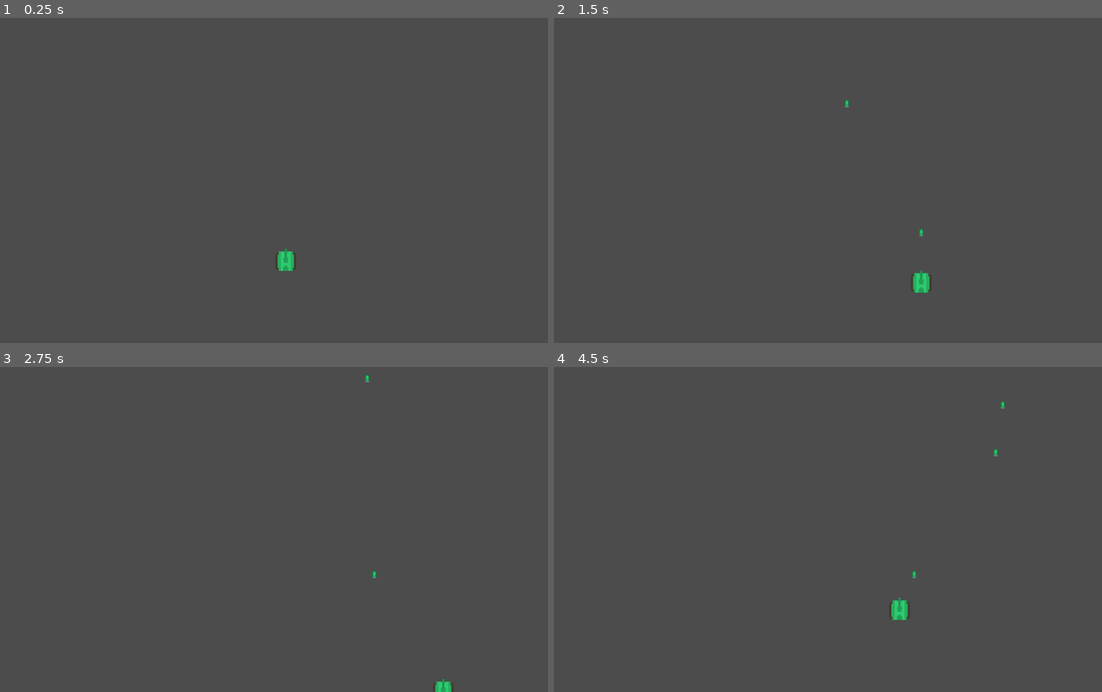
Above: before the commit, frames 1-4 (two rows, left to right).
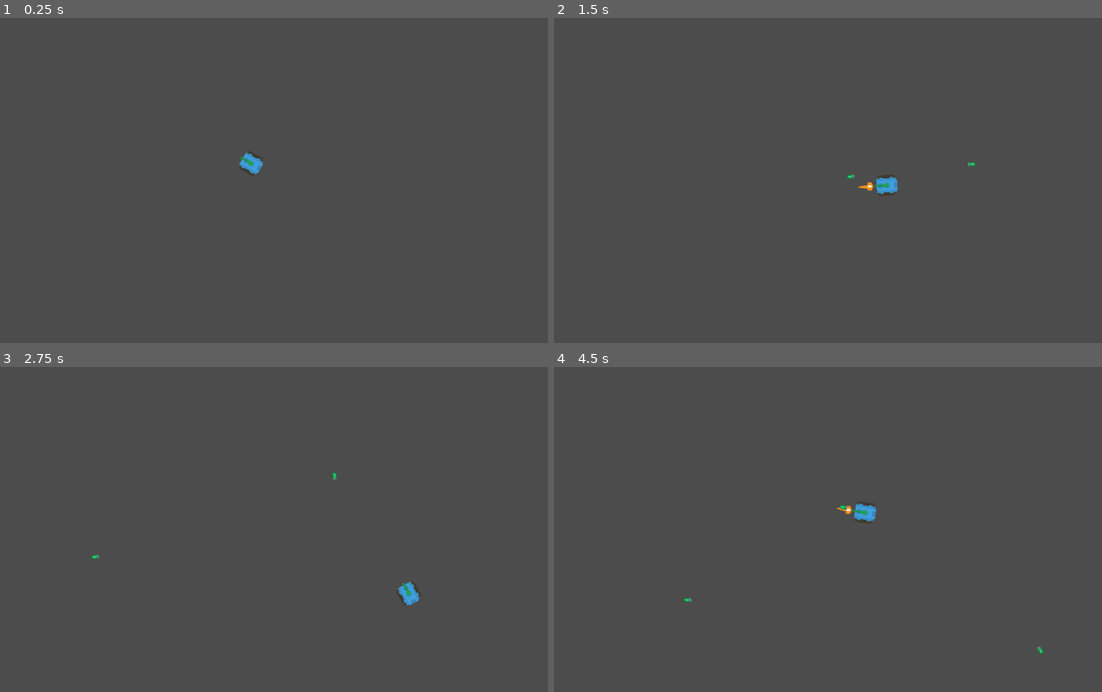
Above: after the commit, the same moments.

Repository: antonioaugustoalves/rogue-tankv2
Game: Godot game, scene res://scenes/Test.tscn
Same seed, same stepped clock (60 frames per second), same inputs: the game is played once before the commit and once after it.
Inputs (mouse positions are in pixels of both pictures, inside the frame that each line leads up to):
- Up to frame 1 (0.25 s): no input
- Up to frame 2 (1.5 s): tap Enter at 0.5 s; move the mouse to (954, 164) at 0.52 s; hold Right (ui_right) 0.53-1.28 s; tap Ctrl (ui_shot) at 0.6, 1.35 s; move the mouse to (718, 196) at 1.27 s; hold Down (ui_down) from 1.28 s (still down)
- Up to frame 3 (2.75 s): move the mouse to (334, 458) at 2.02 s; release Down (ui_down) at 2.03 s; hold Right (ui_right) from 2.03 s (still down); tap Ctrl (ui_shot) at 2.1 s
- Up to frame 4 (4.5 s): move the mouse to (806, 594) at 2.77 s; release Right (ui_right) at 2.78 s; hold Up (ui_up) 2.78-3.53 s; tap Ctrl (ui_shot) at 2.85, 3.6, 4.35 s; move the mouse to (997, 578) at 3.52 s; hold Left (ui_left) from 3.53 s (still down); move the mouse to (663, 480) at 4.27 s

The runs differ from the first frame. In frame 1, 0.4% of the frame differs, in the area x 43-55%, y 41-78%; in frame 2, 0.6%; in frame 3, 0.4%; in frame 4, 0.6%, in the area x 23-90%, y 10-89%.

Commit message:
Aula do dia 25-10

Diff:
--- a/project.godot
+++ b/project.godot
@@ -20,10 +20,40 @@
 
 [input]
 
+ui_left={
+"deadzone": 0.5,
+"events": [ Object(InputEventKey,"resource_local_to_scene":false,"resource_name":"","device":0,"alt":false,"shift":false,"control":false,"meta":false,"command":false,"pressed":false,"scancode":16777231,"physical_scancode":0,"unicode":0,"echo":false,"script":null)
+, Object(InputEventJoypadButton,"resource_local_to_scene":false,"resource_name":"","device":0,"button_index":14,"pressure":0.0,"pressed":false,"script":null)
+, Object(InputEventKey,"resource_local_to_scene":false,"resource_name":"","device":0,"alt":false,"shift":false,"control":false,"meta":false,"command":false,"pressed":false,"scancode":65,"physical_scancode":0,"unicode":0,"echo":false,"script":null)
+ ]
+}
+ui_right={
+"deadzone": 0.5,
+"events": [ Object(InputEventKey,"resource_local_to_scene":false,"resource_name":"","device":0,"alt":false,"shift":false,"control":false,"meta":false,"command":false,"pressed":false,"scancode":16777233,"physical_scancode":0,"unicode":0,"echo":false,"script":null)
+, Object(InputEventJoypadButton,"resource_local_to_scene":false,"resource_name":"","device":0,"button_index":15,"pressure":0.0,"pressed":false,"script":null)
+, Object(InputEventKey,"resource_local_to_scene":false,"resource_name":"","device":0,"alt":false,"shift":false,"control":false,"meta":false,"command":false,"pressed":false,"scancode":68,"physical_scancode":0,"unicode":0,"echo":false,"script":null)
+ ]
+}
+ui_up={
+"deadzone": 0.5,
+"events": [ Object(InputEventKey,"resource_local_to_scene":false,"resource_name":"","device":0,"alt":false,"shift":false,"control":false,"meta":false,"command":false,"pressed":false,"scancode":16777232,"physical_scancode":0,"unicode":0,"echo":false,"script":null)
+, Object(InputEventJoypadButton,"resource_local_to_scene":false,"resource_name":"","device":0,"button_index":12,"pressure":0.0,"pressed":false,"script":null)
+, Object(InputEventKey,"resource_local_to_scene":false,"resource_name":"","device":0,"alt":false,"shift":false,"control":false,"meta":false,"command":false,"pressed":false,"scancode":87,"physical_scancode":0,"unicode":0,"echo":false,"script":null)
+ ]
+}
+ui_down={
+"deadzone": 0.5,
+"events": [ Object(InputEventKey,"resource_local_to_scene":false,"resource_name":"","device":0,"alt":false,"shift":false,"control":false,"meta":false,"command":false,"pressed":false,"scancode":16777234,"physical_scancode":0,"unicode":0,"echo":false,"script":null)
+, Object(InputEventJoypadButton,"resource_local_to_scene":false,"resource_name":"","device":0,"button_index":13,"pressure":0.0,"pressed":false,"script":null)
+, Object(InputEventKey,"resource_local_to_scene":false,"resource_name":"","device":0,"alt":false,"shift":false,"control":false,"meta":false,"command":false,"pressed":false,"scancode":83,"physical_scancode":0,"unicode":0,"echo":false,"script":null)
+ ]
+}
 ui_shot={
 "deadzone": 0.5,
 "events": [ Object(InputEventKey,"resource_local_to_scene":false,"resource_name":"","device":0,"alt":false,"shift":false,"control":false,"meta":false,"command":false,"pressed":false,"scancode":16777238,"physical_scancode":0,"unicode":0,"echo":false,"script":null)
 , Object(InputEventKey,"resource_local_to_scene":false,"resource_name":"","device":0,"alt":false,"shift":false,"control":false,"meta":false,"command":false,"pressed":false,"scancode":32,"physical_scancode":0,"unicode":0,"echo":false,"script":null)
+, Object(InputEventJoypadButton,"resource_local_to_scene":false,"resource_name":"","device":0,"button_index":0,"pressure":0.0,"pressed":false,"script":null)
+, Object(InputEventMouseButton,"resource_local_to_scene":false,"resource_name":"","device":0,"alt":false,"shift":false,"control":false,"meta":false,"command":false,"button_mask":0,"position":Vector2( 0, 0 ),"global_position":Vector2( 0, 0 ),"factor":1.0,"button_index":1,"pressed":false,"doubleclick":false,"script":null)
  ]
 }
 
--- a/scenes/Bullet.tscn
+++ b/scenes/Bullet.tscn
@@ -11,13 +11,15 @@
 script = ExtResource( 2 )
 
 [node name="sprite" type="Sprite" parent="."]
+rotation = 1.5708
 texture = ExtResource( 1 )
 
 [node name="CollisionShape2D" type="CollisionShape2D" parent="."]
+rotation = 1.5708
 shape = SubResource( 1 )
 
 [node name="Notifier" type="VisibilityNotifier2D" parent="."]
-position = Vector2( 5.96046e-08, -1.42109e-14 )
-scale = Vector2( 0.4, 0.7 )
+position = Vector2( 0.5, 1.19209e-07 )
+scale = Vector2( 0.55, 0.4 )
 
 [connection signal="screen_exited" from="Notifier" to="." method="_on_Notifier_screen_exited"]
--- a/scenes/Tank.tscn
+++ b/scenes/Tank.tscn
@@ -1,8 +1,90 @@
-[gd_scene load_steps=4 format=2]
+[gd_scene load_steps=9 format=2]
 
 [ext_resource path="res://sprites/tankBody_green.png" type="Texture" id=1]
 [ext_resource path="res://scripts/Tank.gd" type="Script" id=2]
 [ext_resource path="res://sprites/tankGreen_barrel2.png" type="Texture" id=3]
+[ext_resource path="res://sprites/shotLarge.png" type="Texture" id=4]
+[ext_resource path="res://sprites/shotOrange.png" type="Texture" id=5]
+[ext_resource path="res://sprites/shotRed.png" type="Texture" id=6]
+
+[sub_resource type="Animation" id=1]
+length = 0.001
+tracks/0/type = "value"
+tracks/0/path = NodePath("fire:texture")
+tracks/0/interp = 1
+tracks/0/loop_wrap = true
+tracks/0/imported = false
+tracks/0/enabled = true
+tracks/0/keys = {
+"times": PoolRealArray( 0 ),
+"transitions": PoolRealArray( 1 ),
+"update": 0,
+"values": [ ExtResource( 4 ) ]
+}
+tracks/1/type = "value"
+tracks/1/path = NodePath("fire:position")
+tracks/1/interp = 1
+tracks/1/loop_wrap = true
+tracks/1/imported = false
+tracks/1/enabled = true
+tracks/1/keys = {
+"times": PoolRealArray( 0 ),
+"transitions": PoolRealArray( 1 ),
+"update": 0,
+"values": [ Vector2( 37, 0 ) ]
+}
+tracks/2/type = "value"
+tracks/2/path = NodePath("fire:visible")
+tracks/2/interp = 1
+tracks/2/loop_wrap = true
+tracks/2/imported = false
+tracks/2/enabled = true
+tracks/2/keys = {
+"times": PoolRealArray( 0 ),
+"transitions": PoolRealArray( 1 ),
+"update": 0,
+"values": [ false ]
+}
+
+[sub_resource type="Animation" id=2]
+resource_name = "fire"
+length = 0.4
+tracks/0/type = "value"
+tracks/0/path = NodePath("fire:texture")
+tracks/0/interp = 1
+tracks/0/loop_wrap = true
+tracks/0/imported = false
+tracks/0/enabled = true
+tracks/0/keys = {
+"times": PoolRealArray( 0, 0.1, 0.2, 0.3 ),
+"transitions": PoolRealArray( 1, 1, 1, 1 ),
+"update": 1,
+"values": [ ExtResource( 4 ), ExtResource( 4 ), ExtResource( 5 ), ExtResource( 6 ) ]
+}
+tracks/1/type = "value"
+tracks/1/path = NodePath("fire:position")
+tracks/1/interp = 1
+tracks/1/loop_wrap = true
+tracks/1/imported = false
+tracks/1/enabled = true
+tracks/1/keys = {
+"times": PoolRealArray( 0, 0.1, 0.2, 0.3 ),
+"transitions": PoolRealArray( 1, 1, 1, 1 ),
+"update": 0,
+"values": [ Vector2( 37, 0 ), Vector2( 37, 0 ), Vector2( 37, 0 ), Vector2( 43, 0 ) ]
+}
+tracks/2/type = "value"
+tracks/2/path = NodePath("fire:visible")
+tracks/2/interp = 1
+tracks/2/loop_wrap = true
+tracks/2/imported = false
+tracks/2/enabled = true
+tracks/2/keys = {
+"times": PoolRealArray( 0, 0.1, 0.4 ),
+"transitions": PoolRealArray( 1, 1, 1 ),
+"update": 1,
+"values": [ false, true, false ]
+}
 
 [node name="Tank" type="KinematicBody2D"]
 script = ExtResource( 2 )
@@ -11,13 +93,26 @@
 polygon = PoolVector2Array( 13, -18, 19, -15, 19, 15, 13, 18, -13, 18, -19, 15, -19, -15, -13, -18 )
 
 [node name="sprite" type="Sprite" parent="."]
+rotation = 1.5708
 texture = ExtResource( 1 )
 
 [node name="Barrel" type="Node2D" parent="."]
 
 [node name="sprite" type="Sprite" parent="Barrel"]
+rotation = 1.5708
 texture = ExtResource( 3 )
 offset = Vector2( 0, -10 )
 
 [node name="Muzzle" type="Position2D" parent="Barrel"]
-position = Vector2( 0, -31 )
+position = Vector2( 33, 0 )
+
+[node name="Animation" type="AnimationPlayer" parent="Barrel"]
+playback_speed = 2.0
+anims/RESET = SubResource( 1 )
+anims/fire = SubResource( 2 )
+
+[node name="fire" type="Sprite" parent="Barrel"]
+visible = false
+position = Vector2( 37, 0 )
+rotation = -1.5708
+texture = ExtResource( 4 )
--- a/scenes/Test.tscn
+++ b/scenes/Test.tscn
@@ -5,4 +5,4 @@
 [node name="Test" type="Node"]
 
 [node name="Tank" parent="." instance=ExtResource( 1 )]
-position = Vector2( 526, 449 )
+position = Vector2( 463, 269 )
--- a/scripts/Bullet.gd
+++ b/scripts/Bullet.gd
@@ -1,6 +1,6 @@
 extends Area2D
 
-var dir = Vector2(0, -1)
+var dir = Vector2(0, -1)setget set_dir #18.10
 var vel = 300 # px/s
 
 func _ready():
@@ -14,3 +14,9 @@
 func _on_Notifier_screen_exited():
 	print("Sai da tela")
 	queue_free()
+
+# Aula do dia 18.10
+func set_dir(val):
+	print(val)
+	dir = val
+	rotation = dir.angle()
--- a/scripts/Tank.gd
+++ b/scripts/Tank.gd
@@ -4,8 +4,23 @@
 
 #Criando os disparos dinamicamente
 var pre_bulllet = preload("res://scenes/Bullet.tscn")
+
+#lista de skins do tank 18/10 =
+var tank_bodies = [
+	"res://sprites/tankBody_bigRed.png",
+	"res://sprites/tankBody_bigRed_outline.png",
+	"res://sprites/tankBody_blue.png",
+	"res://sprites/tankBody_blue_outline.png",
+	"res://sprites/tankBody_dark.png",
+	"res://sprites/tankBody_darkLarge.png",
+	"res://sprites/tankBody_darkLarge_outline.png"
+]
+
+
 # Called when the node enters the scene tree for the first time.
 func _ready():
+	#print(tank_bodies[0])
+	$sprite.texture = load(tank_bodies[2])
 	pass # Replace with function body.
 
 
@@ -28,7 +43,11 @@
 		if counter < 6:
 			var bullet = pre_bulllet.instance()
 			bullet.global_position = $Barrel/Muzzle.global_position
+			#Aula do dia 18.10
+			bullet.dir = Vector2(cos(rotation), sin(rotation)).normalized()
 			get_parent().add_child(bullet)
-
+			# 18.10
+			$Barrel/Animation.play("fire")
 	translate(Vector2(dir_x, dir_y) * delta * speed)
 	# próxima aula a partir do video 15.11
+	look_at(get_global_mouse_position())
